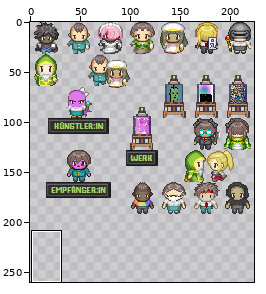
Sprite sheet, stored at tilesets/Avatare.png. Above: a wide view before the commit, with the close-up outlined.
Close-up. Before the edit:
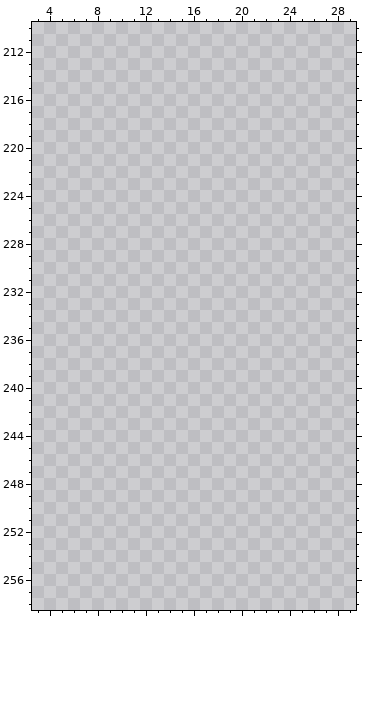
The file is 224x288 pixels. Pixels under 10% opacity are left out. Colours within 5 levels of each other are drawn and written as one. Shown: x 3..29, y 210..258. The wide view leaves out empty margins. The commit also changed other parts of the picture, which this record leaves out.
New version:
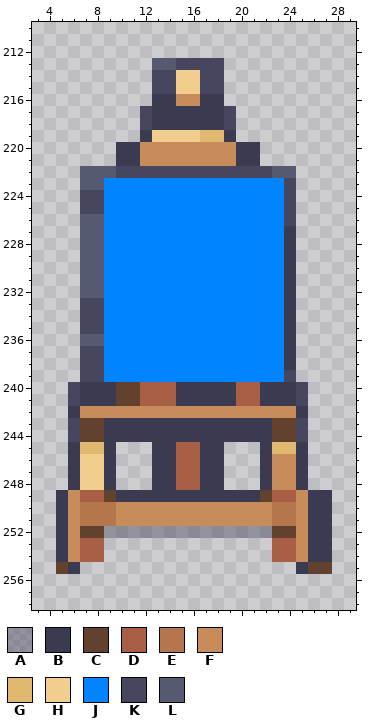
Palette (. is transparent): A #3a3a5064  B #3a3a50  C #63412f  D #a85f46  E #b5754d  F #c78c59  G #e0b870  H #f1ce8e  J #0084ff  K #46465e  L #565972
The edit:
@@ x 3..29 @@
 212 ...........................
-213 ...........................
-214 ...........................
-215 ...........................
-216 ...........................
-217 ...........................
-218 ...........................
-219 ...........................
-220 ...........................
-221 ...........................
-222 ...........................
-223 ...........................
-224 ...........................
-225 ...........................
-226 ...........................
-227 ...........................
-228 ...........................
-229 ...........................
-230 ...........................
-231 ...........................
-232 ...........................
-233 ...........................
-234 ...........................
-235 ...........................
-236 ...........................
-237 ...........................
-238 ...........................
-239 ...........................
-240 ...........................
-241 ...........................
-242 ...........................
-243 ...........................
-244 ...........................
-245 ...........................
-246 ...........................
-247 ...........................
-248 ...........................
-249 ...........................
-250 ...........................
-251 ...........................
-252 ...........................
-253 ...........................
-254 ...........................
-255 ...........................
+213 ..........LLKKKK...........
+214 ..........KKHHKK...........
+215 ..........KKHHKK...........
+216 ..........BBFFBB...........
+217 .........KBBBBBBK..........
+218 .........KBBBBBBK..........
+219 .........BHHHHGGB..........
+220 .......BBFFFFFFFFBB........
+221 .......BBFFFFFFFFBB........
+222 ....LLLKKKKKKKKKKKKKLL.....
+223 ....LLJJJJJJJJJJJJJJJK.....
+224 ....KKJJJJJJJJJJJJJJJK.....
+225 ....KKJJJJJJJJJJJJJJJK.....
+226 ....LLJJJJJJJJJJJJJJJK.....
+227 ....LLJJJJJJJJJJJJJJJB.....
+228 ....LLJJJJJJJJJJJJJJJB.....
+229 ....LLJJJJJJJJJJJJJJJB.....
+230 ....LLJJJJJJJJJJJJJJJB.....
+231 ....LLJJJJJJJJJJJJJJJB.....
+232 ....LLJJJJJJJJJJJJJJJB.....
+233 ....KKJJJJJJJJJJJJJJJB.....
+234 ....KKJJJJJJJJJJJJJJJB.....
+235 ....KKJJJJJJJJJJJJJJJB.....
+236 ....LLJJJJJJJJJJJJJJJB.....
+237 ....KKJJJJJJJJJJJJJJJB.....
+238 ....KKJJJJJJJJJJJJJJJB.....
+239 ....KKJJJJJJJJJJJJJJJK.....
+240 ...KBBBCCDDDBBBBBDDBBBK....
+241 ...KBBBCCDDDBBBBBDDBBBK....
+242 ...BFFFFFFFFFFFFFFFFFFB....
+243 ...KCCBBBBBBBBBBBBBBCCK....
+244 ...KCCBBBBBBBBBBBBBBCCK....
+245 ...BGGB...BBDDBB...BGGB....
+246 ...BHHB...BBDDBB...BFFB....
+247 ...BHHB...BBDDBB...BFFB....
+248 ...BHHB...BBDDBB...BFFB....
+249 ..BFDDCBBBBBBBBBBBBCDDFBB..
+250 ..BFEEEFFFFFFFFFFFFFEEFBB..
+251 ..BFEEEFFFFFFFFFFFFFEEFBB..
+252 ..BFCCAAAAAAAAAAAAAACCFBB..
+253 ..BFDD..............DDFBB..
+254 ..BFDD..............DDFBB..
+255 ..CB..................BCC..
 256 ...........................
